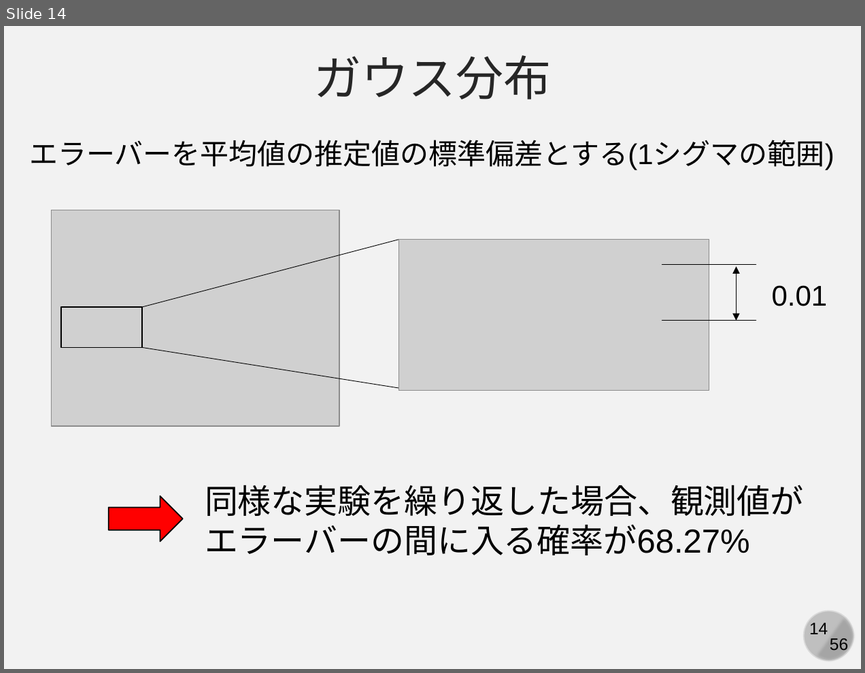
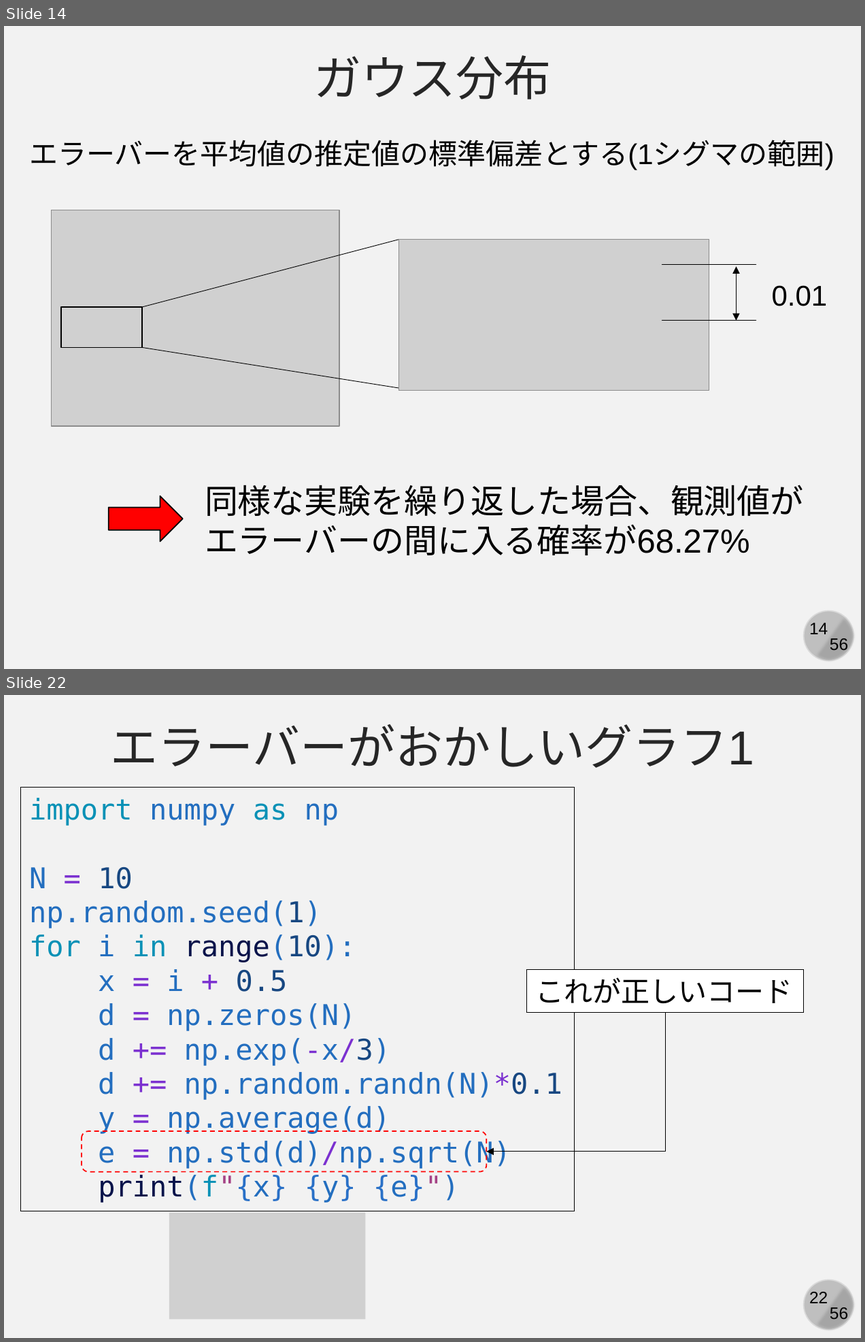
Before and after one commit to kaityo256/simulation_engineering, a slide deck: 03_mc_advanced/simulation03.pptx. Shown one above the other, each under a label of ours: slide 14 before the commit, slides 14 and 22 after it; the slides between them are not shown. The pictures are 865x673 and 865x1342 pixels, drawn with LibreOffice and Linux fonts; fonts in the diff are those of the drawing; grey boxes stand for pictures. Boxes give left, top, right and bottom in pixels: in the first picture for what was removed or moved away, otherwise in the second. Text is boxed around its words. In the diff, an @@ line names an element or a change of style, - is before the commit and + after.

```diff
--- a/03_mc_advanced/simulation03.pptx
+++ b/03_mc_advanced/simulation03.pptx
@@ slide 22 added at (x1=4, y1=695, x2=861, y2=1338), background #F2F2F2; not listed: 4 template elements that a slide beside it also shows @@
@@ text added at (x1=110, y1=724, x2=754, y2=768), 40 pt, text #262626 @@
+エラーバーがおかしいグラフ1
@@ rectangle added at (x1=21, y1=787, x2=575, y2=1211), outline #000000 0.75 pt, 24 pt, text #236EBF @@
+import numpy as np
+N = 10
+np.random.seed(1)
+for i in range(10):
+x = i + 0.5
+d = np.zeros(N)
+d += np.exp(-x/3)
+d += np.random.randn(N)*0.1
+y = np.average(d)
+e = np.std(d)/np.sqrt(N)
+print(f"{x} {y} {e}")
@@ rectangle added at (x1=527, y1=969, x2=804, y2=1012), fill #FFFFFF, outline #000000 0.75 pt, 24 pt, text #000000 @@
+これが正しいコード
@@ elbow arrow added from (666, 1012) to (486, 1151), #000000 0.5 pt @@
@@ rounded rectangle added at (x1=82, y1=1131, x2=486, y2=1172), outline #FF0000 1 pt dashed @@
@@ picture added at (x1=169, y1=1212, x2=366, y2=1319) @@
```
Also in this commit, not shown: 3 slides changed, 8 other slides added, 1 slide removed, 11 other files.
